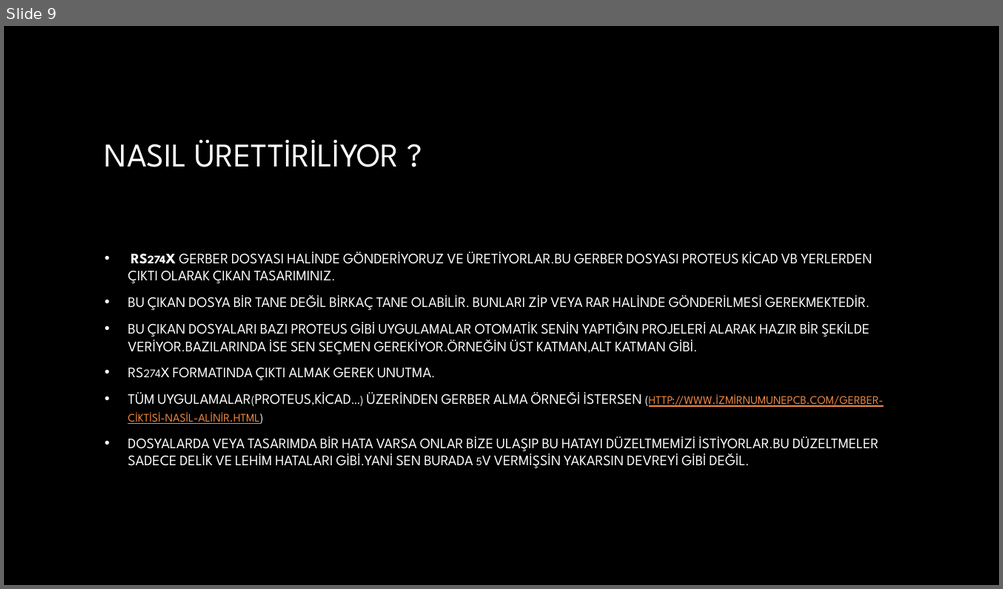
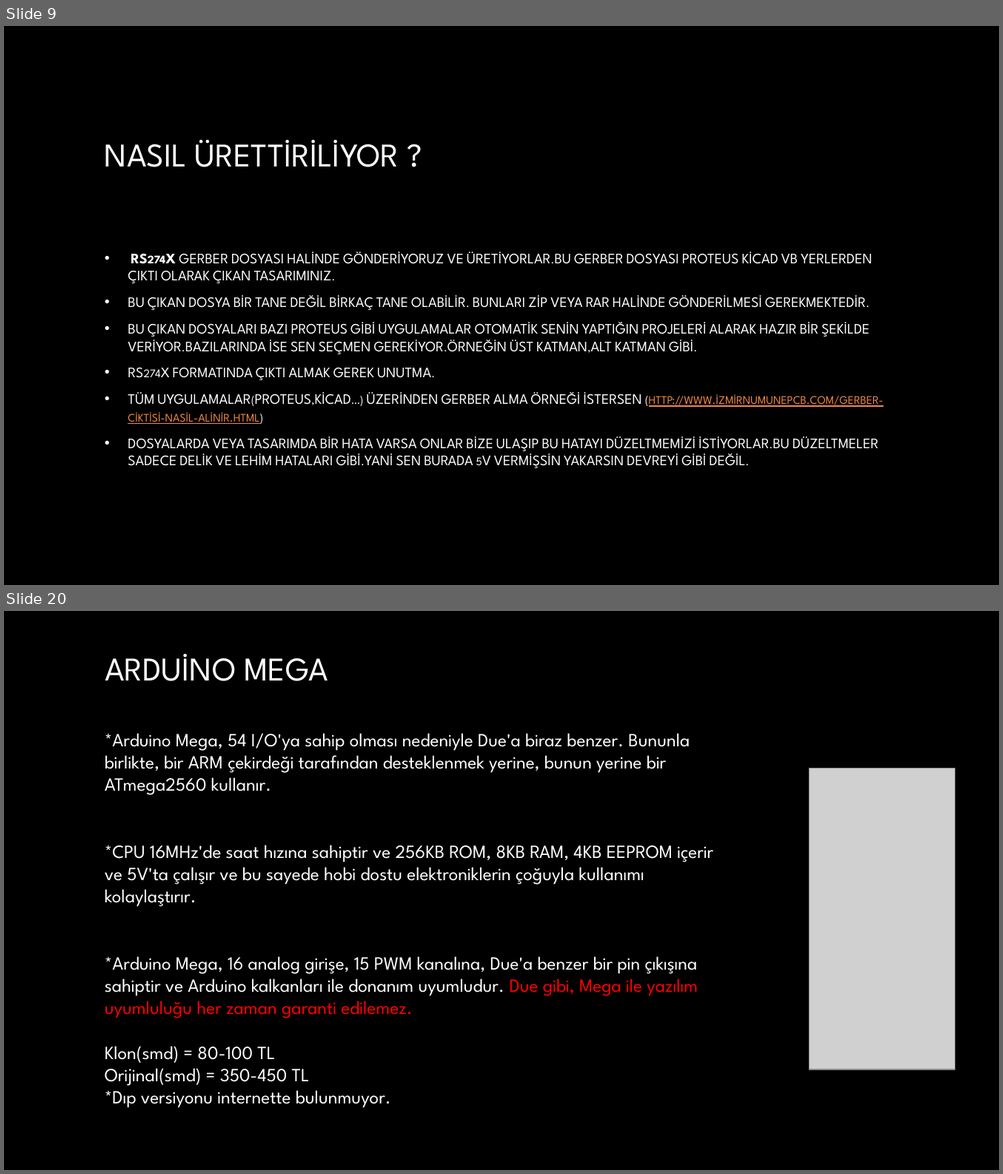
Before and after one commit to KeremSafaDemir/rocket-algorithm, a slide deck: presentations/avionic selector.pptx. Shown one above the other, each under a label of ours: slide 9 before the commit, slides 9 and 20 after it; the slides between them are not shown. The pictures are 1003x589 and 1003x1174 pixels, drawn with LibreOffice and Linux fonts; fonts in the diff are those of the drawing; grey boxes stand for pictures; background and template pictures are left out. Boxes give left, top, right and bottom in pixels: in the first picture for what was removed or moved away, otherwise in the second. Text is boxed around its words. In the diff, an @@ line names an element or a change of style, - is before the commit and + after.

```diff
--- a/presentations/avionic selector.pptx
+++ b/presentations/avionic selector.pptx
@@ slide 20 added at bbox=[4, 611, 999, 1170], background picture (left out) @@
@@ title added at bbox=[105, 733, 223, 751], 32 pt, text gradient #FFFFFF to #A6A6A6 @@
+ARDUINO MEGA
@@ text added at bbox=[105, 733, 713, 1108], 18 pt, text #FFFFFF @@
+*Arduino Mega, 54 I/O'ya sahip olması nedeniyle Due'a biraz benzer. Bununla birlikte, bir ARM çekirdeği tarafından desteklenmek yerine, bunun yerine bir ATmega2560 kullanır.
+*CPU 16MHz'de saat hızına sahiptir ve 256KB ROM, 8KB RAM, 4KB EEPROM içerir ve 5V'ta çalışır ve bu sayede hobi dostu elektroniklerin çoğuyla kullanımı kolaylaştırır.
+*Arduino Mega, 16 analog girişe, 15 PWM kanalına, Due'a benzer bir pin çıkışına sahiptir ve Arduino kalkanları ile donanım uyumludur. Due gibi, Mega ile yazılım uyumluluğu her zaman garanti edilemez.
+Klon(smd) = 80-100 TL
+Orijinal(smd) = 350-450 TL
+*Dıp versiyonu internette bulunmuyor.
@@ picture added at bbox=[808, 769, 955, 1070] @@
```
Also in this commit, not shown: 5 slides changed, 13 other slides added, 2 slides removed, 2 other files.
